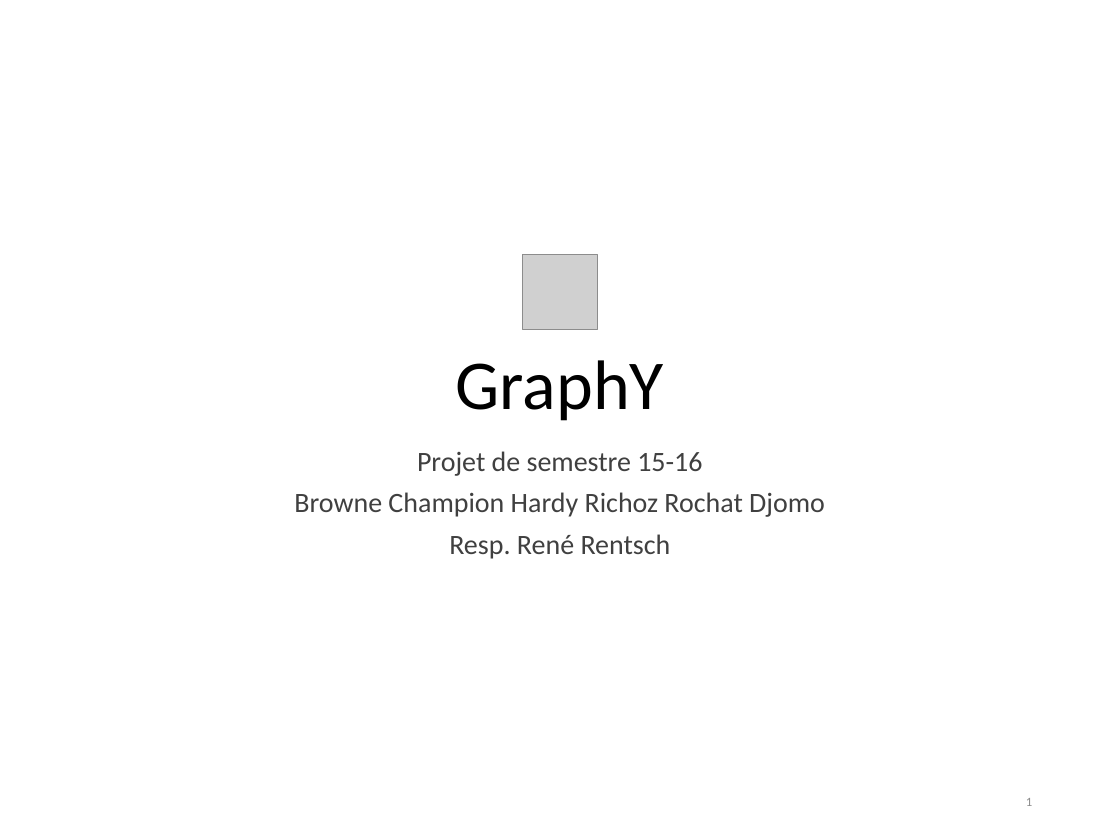
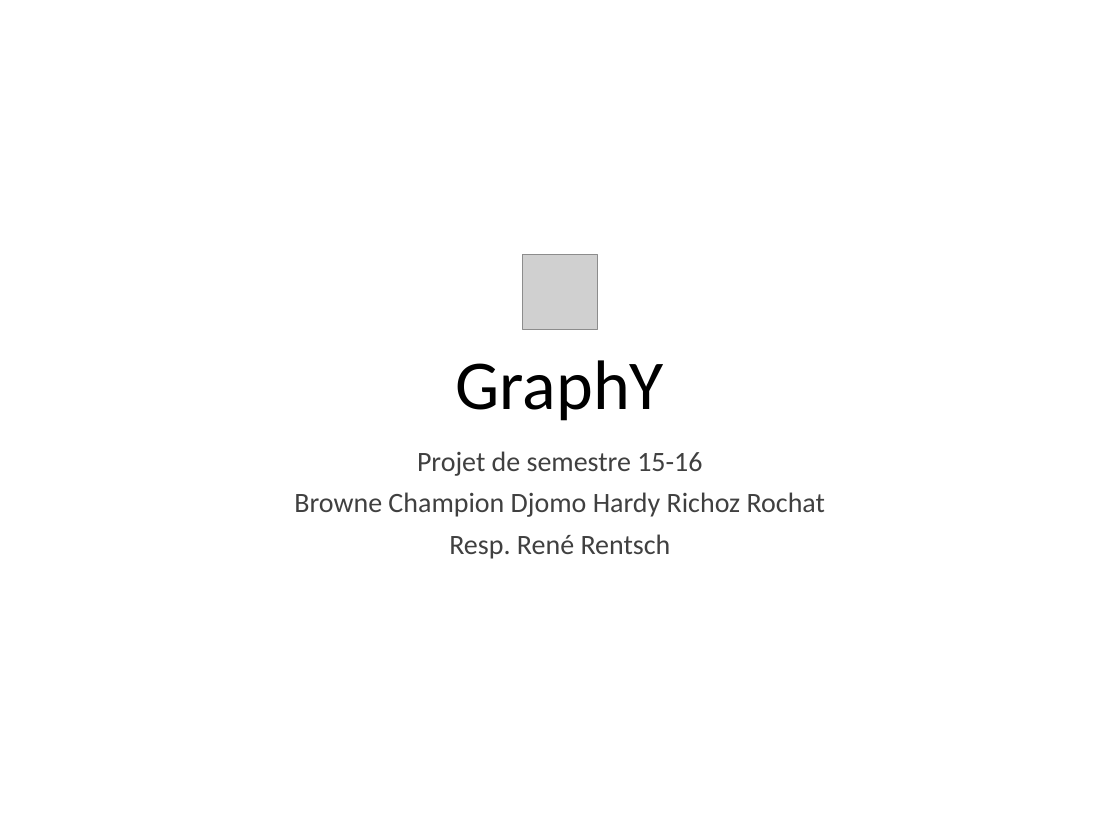
Before and after one commit to chlablak/PRO, a slide deck: slide 1 of presentation/GraphY.pptx. Drawn at 1120x840 pixels with LibreOffice and Linux fonts; fonts in the diff are those of the drawing; grey boxes stand for pictures. Boxes give left, top, right and bottom in pixels: in the first picture for what was removed or moved away, otherwise in the second. Text is boxed around its words. In the diff, an @@ line names an element or a change of style, - is before the commit and + after.

```diff
--- a/presentation/GraphY.pptx
+++ b/presentation/GraphY.pptx
@@ subtitle at box(294, 492, 825, 517): text changed @@
-Browne Champion Hardy Richoz Rochat Djomo
+Browne Champion Djomo Hardy Richoz Rochat
@@ page number removed at box(1026, 798, 1032, 806) @@
-1
```
Also in this commit, not shown: 7 other slides changed, 2 slides added, 1 other file.
